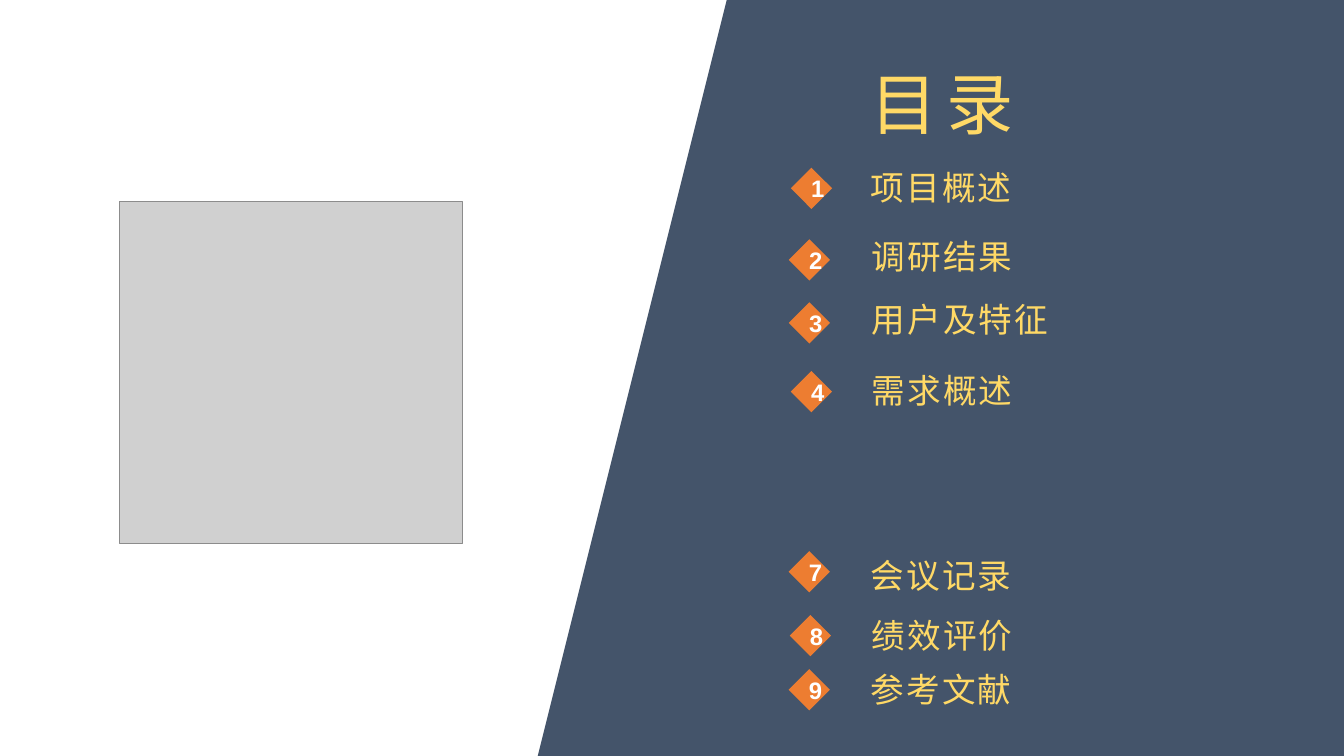
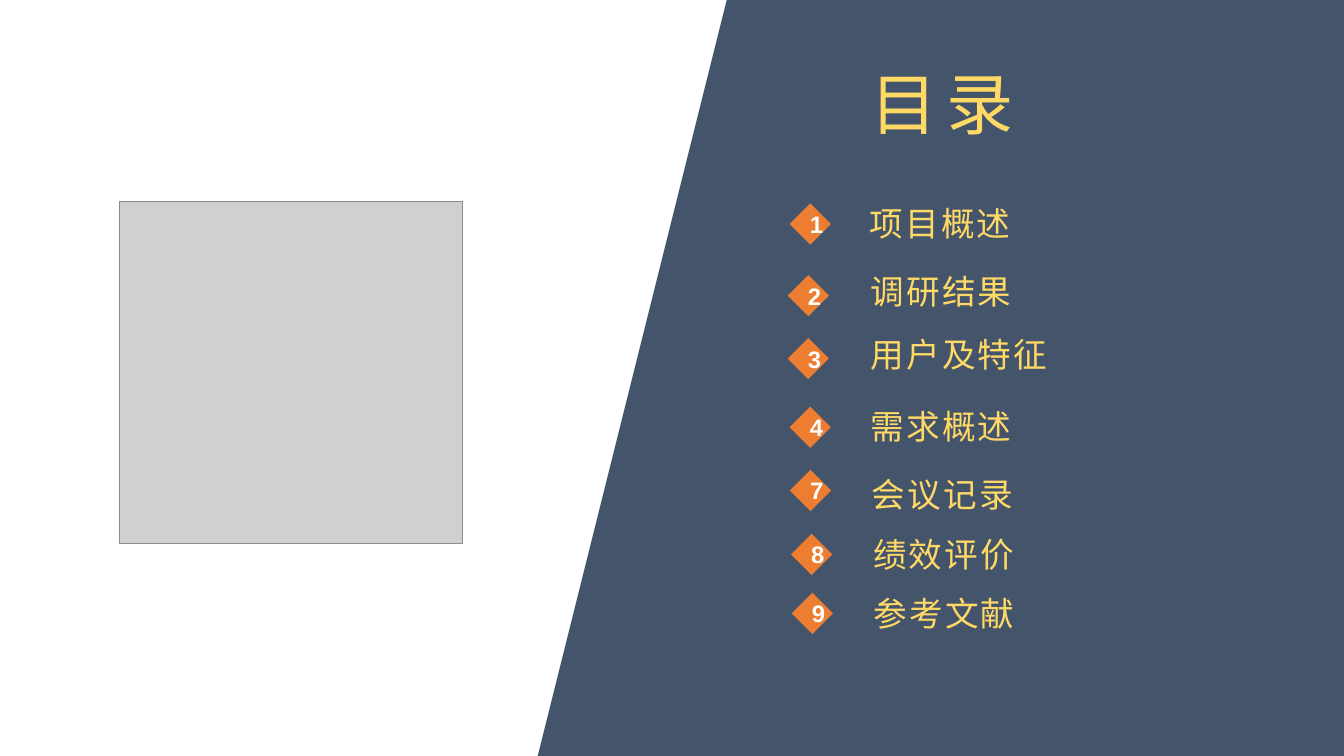
Before and after one commit to Cozymyz/SE2020-CityNorthBook, a slide deck: slide 2 of 开发文档/需求分析(SRS)/SE2020-G10-需求分析0.0.1.pptx. Drawn at 1344x756 pixels with LibreOffice and Linux fonts; fonts in the diff are those of the drawing; grey boxes stand for pictures; background and template pictures are left out. Boxes give left, top, right and bottom in pixels: in the first picture for what was removed or moved away, otherwise in the second. Text is boxed around its words. In the diff, an @@ line names an element or a change of style, - is before the commit and + after.

```diff
--- a/开发文档/需求分析(SRS)/SE2020-G10-需求分析0.0.1.pptx
+++ b/开发文档/需求分析(SRS)/SE2020-G10-需求分析0.0.1.pptx
@@ 4 texts, 4 diamonds: place and size @@
-4 texts, 4 diamonds at [789,167,1048,412]
+4 texts, 4 diamonds at [787,204,1047,448]
@@ 2 texts, 2 diamonds: place and size @@
-2 texts, 2 diamonds at [788,552,1013,656]
+2 texts, 2 diamonds at [790,470,1014,575]
@@ diamond "9": place and size @@
-diamond "9" at [788,669,830,711]
+diamond "9" at [792,593,834,634]
@@ text "参考文献": place and size @@
-text "参考文献" at [871,673,1012,705]
+text "参考文献" at [874,597,1015,629]
```
Also in this commit, not shown: 9 other slides changed, 18 other files.
